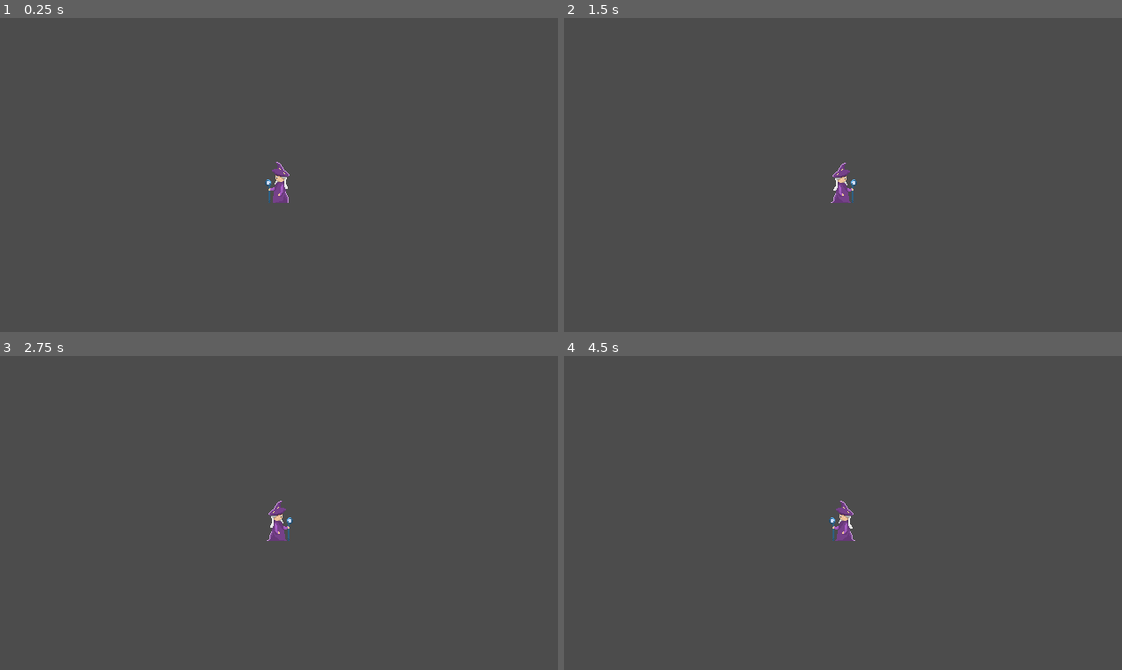
Above: before the commit, frames 1-4 (two rows, left to right).
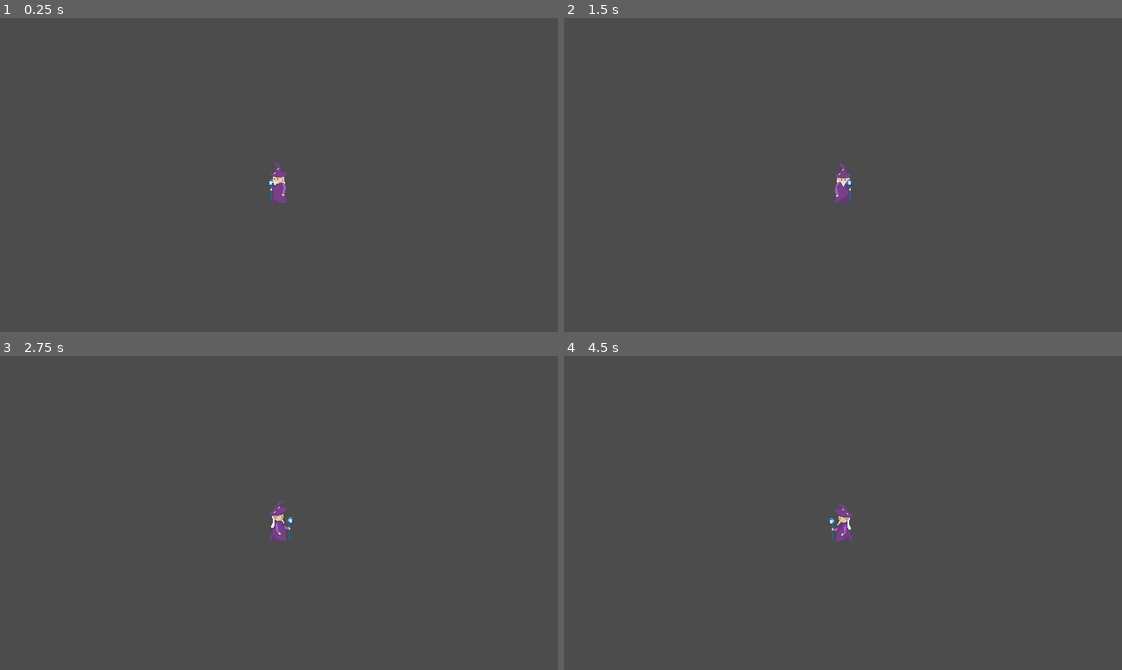
Above: after the commit, the same moments.

Repository: crcollver/godot-movement
Game: Godot game, scene res://World.tscn
The game is run twice, just before and just after one commit, with the same random seed, the same clock (stepped at 60 frames per second) and the same inputs.
Inputs:
- Up to frame 1 (0.25 s): no input
- Up to frame 2 (1.5 s): tap Enter at 0.5 s; hold Right (ui_right) 0.53-1.28 s; tap Space at 1.25 s; hold Down (ui_down) from 1.28 s (still down)
- Up to frame 3 (2.75 s): release Down (ui_down) at 2.03 s; hold Right (ui_right) from 2.03 s (still down)
- Up to frame 4 (4.5 s): tap Enter at 2.75, 4.25 s; release Right (ui_right) at 2.78 s; hold Up (ui_up) 2.78-3.53 s; tap Space at 3.5 s; hold Left (ui_left) from 3.53 s (still down)

The runs differ from the first frame. In frame 1, 0.2% of the frame differs, in the area x 47-52%, y 45-59%; in frame 2, 0.2%, in the area x 47-53%, y 46-59%; in frame 3, 0.1%; in frame 4, 0.2%.

Commit message:
feat: updated animations for 8 directional movement

Diff:
--- a/player/player.gd
+++ b/player/player.gd
@@ -39,8 +39,31 @@
 	# It returns "leftover" motion after any collision to apply to player.
 	motion = move_and_slide(motion)
 
-	# Toggles animations to play on key press. Needs more conditions to prevent key holding to start a "moonwalk".
-	if Input.is_action_just_pressed("ui_right"):
+	# Toggles animations to play on key press.
+	if Input.is_action_pressed("ui_left") and !Input.is_action_pressed("ui_down") and !Input.is_action_pressed("ui_up"):
+		$AnimationPlayer.play("Walk_Left");
+
+	elif Input.is_action_pressed("ui_right") and !Input.is_action_pressed("ui_down") and !Input.is_action_pressed("ui_up"):
 		$AnimationPlayer.play("Walk_Right");
-	elif Input.is_action_just_pressed("ui_left"):
-		$AnimationPlayer.play("Walk_Left");
+
+
+	if Input.is_action_pressed("ui_up"):
+		if Input.is_action_pressed("ui_left"):
+			$AnimationPlayer.play("Walk_Upleft");
+
+		elif Input.is_action_pressed("ui_right"):
+			$AnimationPlayer.play("Walk_Upright");
+
+		else:
+			$AnimationPlayer.play("Walk_Up");
+
+
+	if Input.is_action_pressed("ui_down"):
+		if Input.is_action_pressed("ui_left"):
+			$AnimationPlayer.play("Walk_Downleft");
+
+		elif Input.is_action_pressed("ui_right"):
+			$AnimationPlayer.play("Walk_Downright");
+
+		else:
+			$AnimationPlayer.play("Walk_Down");
--- a/player/player.tscn
+++ b/player/player.tscn
@@ -1,12 +1,63 @@
-[gd_scene load_steps=6 format=2]
+[gd_scene load_steps=12 format=2]
 
-[ext_resource path="res://player/textures/wizard.png" type="Texture" id=1]
+[ext_resource path="res://player/textures/NewSpriteSheet-sheet-sheet.png" type="Texture" id=1]
 [ext_resource path="res://player/player.gd" type="Script" id=2]
 
 [sub_resource type="CircleShape2D" id=1]
 radius = 32.0
 
-[sub_resource type="Animation" id=3]
+[sub_resource type="Animation" id=4]
+resource_name = "Walk_Down"
+length = 0.6
+loop = true
+tracks/0/type = "value"
+tracks/0/path = NodePath("Sprite:frame")
+tracks/0/interp = 1
+tracks/0/loop_wrap = true
+tracks/0/imported = false
+tracks/0/enabled = true
+tracks/0/keys = {
+"times": PoolRealArray( 0, 0.1, 0.2, 0.3, 0.4, 0.5 ),
+"transitions": PoolRealArray( 1, 1, 1, 1, 1, 1 ),
+"update": 1,
+"values": [ 24, 25, 26, 27, 28, 29 ]
+}
+
+[sub_resource type="Animation" id=5]
+resource_name = "Walk_Downleft"
+length = 0.6
+loop = true
+tracks/0/type = "value"
+tracks/0/path = NodePath("Sprite:frame")
+tracks/0/interp = 1
+tracks/0/loop_wrap = true
+tracks/0/imported = false
+tracks/0/enabled = true
+tracks/0/keys = {
+"times": PoolRealArray( 0, 0.1, 0.2, 0.3, 0.4, 0.5 ),
+"transitions": PoolRealArray( 1, 1, 1, 1, 1, 1 ),
+"update": 1,
+"values": [ 35, 34, 33, 32, 31, 30 ]
+}
+
+[sub_resource type="Animation" id=6]
+resource_name = "Walk_Downright"
+length = 0.6
+loop = true
+tracks/0/type = "value"
+tracks/0/path = NodePath("Sprite:frame")
+tracks/0/interp = 1
+tracks/0/loop_wrap = true
+tracks/0/imported = false
+tracks/0/enabled = true
+tracks/0/keys = {
+"times": PoolRealArray( 0, 0.1, 0.2, 0.3, 0.4, 0.5 ),
+"transitions": PoolRealArray( 1, 1, 1, 1, 1, 1 ),
+"update": 1,
+"values": [ 18, 19, 20, 21, 22, 23 ]
+}
+
+[sub_resource type="Animation" id=7]
 resource_name = "Walk_Left"
 length = 0.6
 loop = true
@@ -20,14 +71,30 @@
 "times": PoolRealArray( 0, 0.1, 0.2, 0.3, 0.4, 0.5 ),
 "transitions": PoolRealArray( 1, 1, 1, 1, 1, 1 ),
 "update": 1,
-"values": [ 11, 10, 9, 8, 7, 6 ]
+"values": [ 41, 40, 39, 38, 37, 36 ]
 }
 
-[sub_resource type="Animation" id=2]
+[sub_resource type="Animation" id=8]
 resource_name = "Walk_Right"
 length = 0.6
 loop = true
-step = 0.01
+tracks/0/type = "value"
+tracks/0/path = NodePath("Sprite:frame")
+tracks/0/interp = 1
+tracks/0/loop_wrap = true
+tracks/0/imported = false
+tracks/0/enabled = true
+tracks/0/keys = {
+"times": PoolRealArray( 0, 0.1, 0.2, 0.3, 0.4, 0.5 ),
+"transitions": PoolRealArray( 1, 1, 1, 1, 1, 1 ),
+"update": 1,
+"values": [ 12, 13, 14, 15, 16, 17 ]
+}
+
+[sub_resource type="Animation" id=3]
+resource_name = "Walk_Up"
+length = 0.6
+loop = true
 tracks/0/type = "value"
 tracks/0/path = NodePath("Sprite:frame")
 tracks/0/interp = 1
@@ -41,18 +108,58 @@
 "values": [ 0, 1, 2, 3, 4, 5 ]
 }
 
+[sub_resource type="Animation" id=9]
+resource_name = "Walk_Upleft"
+length = 0.6
+loop = true
+tracks/0/type = "value"
+tracks/0/path = NodePath("Sprite:frame")
+tracks/0/interp = 1
+tracks/0/loop_wrap = true
+tracks/0/imported = false
+tracks/0/enabled = true
+tracks/0/keys = {
+"times": PoolRealArray( 0, 0.1, 0.2, 0.3, 0.4, 0.5 ),
+"transitions": PoolRealArray( 1, 1, 1, 1, 1, 1 ),
+"update": 1,
+"values": [ 47, 46, 45, 44, 43, 42 ]
+}
+
+[sub_resource type="Animation" id=10]
+resource_name = "Walk_Upright"
+length = 0.6
+loop = true
+tracks/0/type = "value"
+tracks/0/path = NodePath("Sprite:frame")
+tracks/0/interp = 1
+tracks/0/loop_wrap = true
+tracks/0/imported = false
+tracks/0/enabled = true
+tracks/0/keys = {
+"times": PoolRealArray( 0, 0.1, 0.2, 0.3, 0.4, 0.5 ),
+"transitions": PoolRealArray( 1, 1, 1, 1, 1, 1 ),
+"update": 1,
+"values": [ 6, 7, 8, 9, 10, 11 ]
+}
+
 [node name="Player" type="KinematicBody2D"]
 script = ExtResource( 2 )
 
 [node name="Sprite" type="Sprite" parent="."]
 texture = ExtResource( 1 )
 hframes = 6
-vframes = 2
-frame = 11
+vframes = 8
+frame = 35
 
 [node name="Collider" type="CollisionShape2D" parent="."]
 shape = SubResource( 1 )
 
 [node name="AnimationPlayer" type="AnimationPlayer" parent="."]
-anims/Walk_Left = SubResource( 3 )
-anims/Walk_Right = SubResource( 2 )
+anims/Walk_Down = SubResource( 4 )
+anims/Walk_Downleft = SubResource( 5 )
+anims/Walk_Downright = SubResource( 6 )
+anims/Walk_Left = SubResource( 7 )
+anims/Walk_Right = SubResource( 8 )
+anims/Walk_Up = SubResource( 3 )
+anims/Walk_Upleft = SubResource( 9 )
+anims/Walk_Upright = SubResource( 10 )
Binary file added: player/textures/NewSpriteSheet-sheet-sheet.png
Not shown, changed: player/textures/NewSpriteSheet-sheet-sheet.png.import
Binary file removed: player/textures/wizard.png
